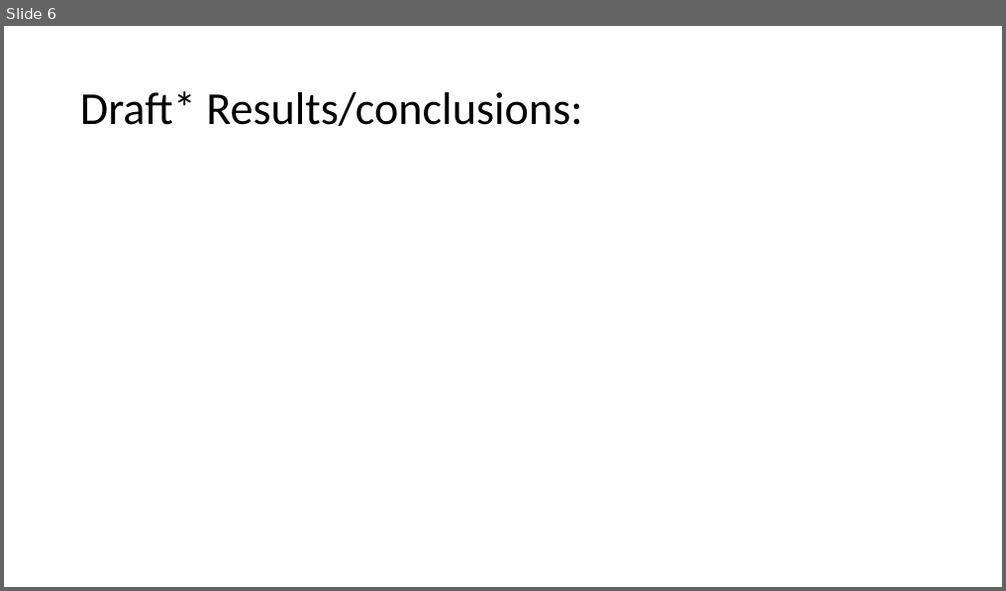
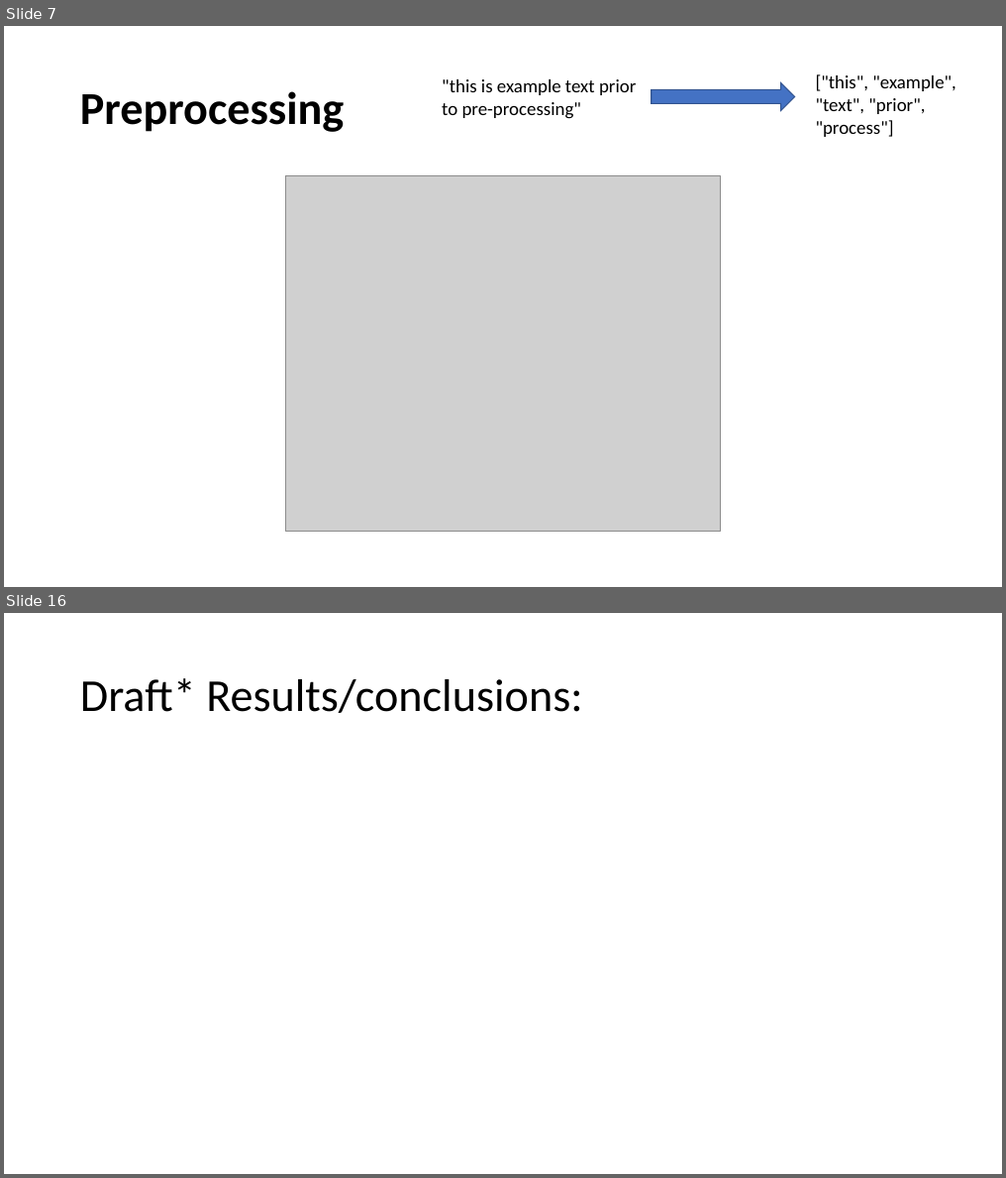
Before and after one commit to christiebarron/aiTextDetector, a slide deck: projectPlanning/project1Presentation.pptx. Shown one above the other, each under a label of ours: slide 6 before the commit, slides 7 and 16 after it; the slides between them are not shown. The pictures are 1006x591 and 1006x1178 pixels, drawn with LibreOffice and Linux fonts; fonts in the diff are those of the drawing; grey boxes stand for pictures. Boxes give left, top, right and bottom in pixels: in the first picture for what was removed or moved away, otherwise in the second. Text is boxed around its words. In the diff, an @@ line names an element or a change of style, - is before the commit and + after.

```diff
--- a/projectPlanning/project1Presentation.pptx
+++ b/projectPlanning/project1Presentation.pptx
@@ slide 7 added at (x1=4, y1=26, x2=1002, y2=587), background #FFFFFF @@
@@ text added at (x1=442, y1=79, x2=636, y2=119), 18 pt, text #000000 @@
+"this is example text prior to pre-processing"
@@ right arrow added at (x1=651, y1=82, x2=795, y2=110), fill #4472C4, outline #325491 1 pt @@
@@ text added at (x1=816, y1=75, x2=956, y2=137), 18 pt, text #000000 @@
+["this", "example", "text", "prior", "process"]
@@ title added at (x1=80, y1=91, x2=344, y2=132), 44 pt, text #000000, bold @@
+Preprocessing
@@ picture added at (x1=285, y1=175, x2=721, y2=532) @@
@@ what was slide 6 is now slide 16 @@
```
Also in this commit, not shown: 4 slides changed, 10 other slides added, 1 slide removed, 13 other files.
